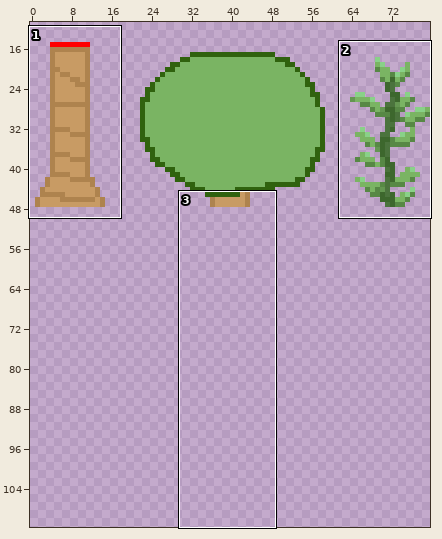
Edited in one commit: pixel-art file (Assets/Game/Content/Art/Sprites/AS_Tree.aseprite). Above, an overview of the earlier version with the close-up marked.
Close-up. As it was:
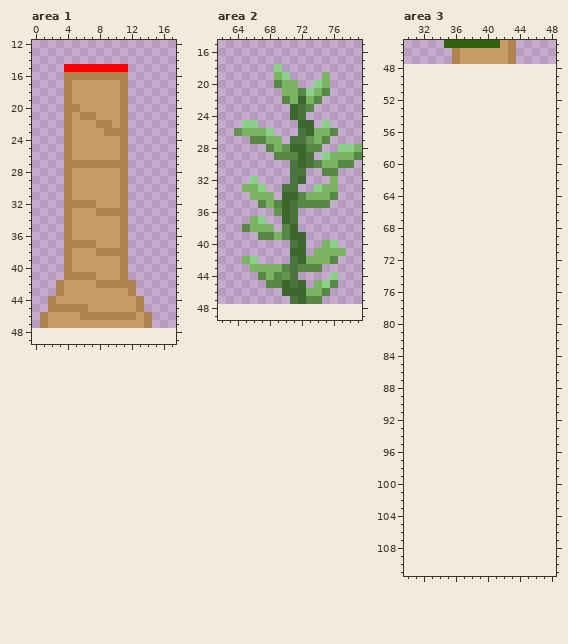
80x48 pixels, 1 frame. Shown: area 1: x 0..17, y 12..49; area 2: x 62..79, y 15..49; area 3: x 30..48, y 45..111. The old version is drawn lined up with the new one, on the new canvas. The wide view leaves out empty margins.
New version:
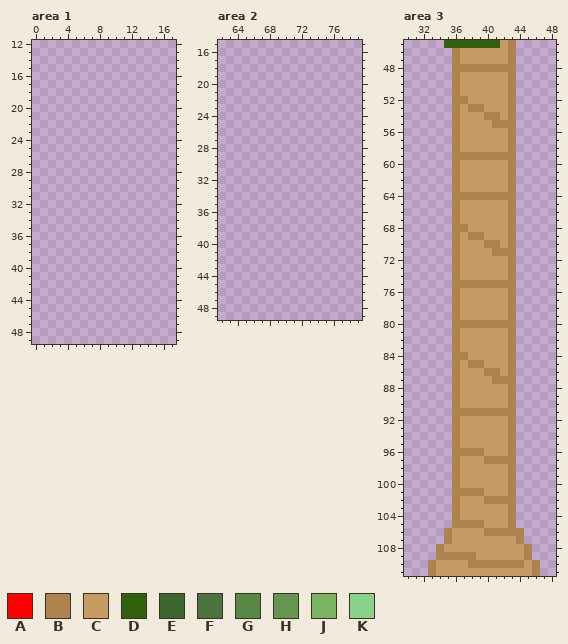
Palette (. is transparent): A #ff0000  B #ae834e  C #c89b64  D #30620e  E #3d672d  F #4b733d  G #578845  H #649651  J #7ab463  K #89d188
Change:
canvas 80x48 -> 80x112
--- area 1
@@ x 0..17 @@
 14 ..................
-15 ....AAAAAAAA......
-16 ....BBBBBBBB......
-17 ....BCCCCCCB......
-18 ....BCCCCCCB......
-19 ....BCCCCCCB......
-20 ....BBCCCCCB......
-21 ....BCBBCCCB......
-22 ....BCCCBBCB......
-23 ....BCCCCBBB......
-24 ....BCCCCCCB......
-25 ....BCCCCCCB......
-26 ....BCCCCCCB......
-27 ....BBBBBBBB......
-28 ....BCCCCCCB......
-29 ....BCCCCCCB......
-30 ....BCCCCCCB......
-31 ....BCCCCCCB......
-32 ....BBBBCCCB......
-33 ....BCCCBBBB......
-34 ....BCCCCCCB......
-35 ....BCCCCCCB......
-36 ....BCCCCCCB......
-37 ....BBBBCCCB......
-38 ....BCCCBBBB......
-39 ....BCCCCCCB......
-40 ....BCCCCCCB......
-41 ....BBBBCCCB......
-42 ...BCCCCBBBBB.....
-43 ...BCCCCCCCCB.....
-44 ..BCCCCCCCCCCB....
-45 ..BBBBBCCCCCCB....
-46 .BCCCCBBBBBBBCB...
-47 .BCCCCCCCCCCCCB...
+15 ..................
+16 ..................
+17 ..................
+18 ..................
+19 ..................
+20 ..................
+21 ..................
+22 ..................
+23 ..................
+24 ..................
+25 ..................
+26 ..................
+27 ..................
+28 ..................
+29 ..................
+30 ..................
+31 ..................
+32 ..................
+33 ..................
+34 ..................
+35 ..................
+36 ..................
+37 ..................
+38 ..................
+39 ..................
+40 ..................
+41 ..................
+42 ..................
+43 ..................
+44 ..................
+45 ..................
+46 ..................
+47 ..................
 48 ..................
--- area 2
@@ x 62..79 @@
 17 ..................
-18 .......K..........
-19 .......JK....J....
-20 .......GJJ..KJ....
-21 ........JJGKJG....
-22 ........GJEJG.....
-23 .........EFG......
-24 .........EF.......
-25 ...KK.....EE.K....
-26 ..HJJJK...FEJJG...
-27 ....GGJJ.FFHJG....
-28 ......GJHEEGG..KKJ
-29 .......GGGEF.KJJJG
-30 .........FEFGJJGG.
-31 .........FF..GG...
-32 ....K....FE...J...
-33 ...JJK..FF..KJJ...
-34 ....JJJ.EEGJJJG...
-35 .....GJGEFGGGG....
-36 .......HEF........
-37 ....JK..EF........
-38 ...GJJJ.GE........
-39 .....GGJGEE.......
-40 .........FE..JK...
-41 .........EE.JJJJ..
-42 ...JK....FEJJJG...
-43 ....JJJJGFGGG.....
-44 .....GJGHF....K...
-45 ......GGEFE.JKG...
-46 ........EEEJJG....
-47 .........FEGG.....
+18 ..................
+19 ..................
+20 ..................
+21 ..................
+22 ..................
+23 ..................
+24 ..................
+25 ..................
+26 ..................
+27 ..................
+28 ..................
+29 ..................
+30 ..................
+31 ..................
+32 ..................
+33 ..................
+34 ..................
+35 ..................
+36 ..................
+37 ..................
+38 ..................
+39 ..................
+40 ..................
+41 ..................
+42 ..................
+43 ..................
+44 ..................
+45 ..................
+46 ..................
+47 ..................
 48 ..................
--- area 3
@@ x 30..48 @@
  47 ......BCCCCCCB.....
- 48 ...................
- 49 ...................
- 50 ...................
- 51 ...................
- 52 ...................
- 53 ...................
- 54 ...................
- 55 ...................
- 56 ...................
- 57 ...................
- 58 ...................
- 59 ...................
- 60 ...................
- 61 ...................
- 62 ...................
- 63 ...................
- 64 ...................
- 65 ...................
- 66 ...................
- 67 ...................
- 68 ...................
- 69 ...................
- 70 ...................
- 71 ...................
- 72 ...................
- 73 ...................
- 74 ...................
- 75 ...................
- 76 ...................
- 77 ...................
- 78 ...................
- 79 ...................
- 80 ...................
- 81 ...................
- 82 ...................
- 83 ...................
- 84 ...................
- 85 ...................
- 86 ...................
- 87 ...................
- 88 ...................
- 89 ...................
- 90 ...................
- 91 ...................
- 92 ...................
- 93 ...................
- 94 ...................
- 95 ...................
- 96 ...................
- 97 ...................
- 98 ...................
- 99 ...................
-100 ...................
-101 ...................
-102 ...................
-103 ...................
-104 ...................
-105 ...................
-106 ...................
-107 ...................
-108 ...................
-109 ...................
-110 ...................
-111 ...................
+ 48 ......BBBBBBBB.....
+ 49 ......BCCCCCCB.....
+ 50 ......BCCCCCCB.....
+ 51 ......BCCCCCCB.....
+ 52 ......BBCCCCCB.....
+ 53 ......BCBBCCCB.....
+ 54 ......BCCCBBCB.....
+ 55 ......BCCCCBBB.....
+ 56 ......BCCCCCCB.....
+ 57 ......BCCCCCCB.....
+ 58 ......BCCCCCCB.....
+ 59 ......BBBBBBBB.....
+ 60 ......BCCCCCCB.....
+ 61 ......BCCCCCCB.....
+ 62 ......BCCCCCCB.....
+ 63 ......BCCCCCCB.....
+ 64 ......BBBBBBBB.....
+ 65 ......BCCCCCCB.....
+ 66 ......BCCCCCCB.....
+ 67 ......BCCCCCCB.....
+ 68 ......BBCCCCCB.....
+ 69 ......BCBBCCCB.....
+ 70 ......BCCCBBCB.....
+ 71 ......BCCCCBBB.....
+ 72 ......BCCCCCCB.....
+ 73 ......BCCCCCCB.....
+ 74 ......BCCCCCCB.....
+ 75 ......BBBBBBBB.....
+ 76 ......BCCCCCCB.....
+ 77 ......BCCCCCCB.....
+ 78 ......BCCCCCCB.....
+ 79 ......BCCCCCCB.....
+ 80 ......BBBBBBBB.....
+ 81 ......BCCCCCCB.....
+ 82 ......BCCCCCCB.....
+ 83 ......BCCCCCCB.....
+ 84 ......BBCCCCCB.....
+ 85 ......BCBBCCCB.....
+ 86 ......BCCCBBCB.....
+ 87 ......BCCCCBBB.....
+ 88 ......BCCCCCCB.....
+ 89 ......BCCCCCCB.....
+ 90 ......BCCCCCCB.....
+ 91 ......BBBBBBBB.....
+ 92 ......BCCCCCCB.....
+ 93 ......BCCCCCCB.....
+ 94 ......BCCCCCCB.....
+ 95 ......BCCCCCCB.....
+ 96 ......BBBBCCCB.....
+ 97 ......BCCCBBBB.....
+ 98 ......BCCCCCCB.....
+ 99 ......BCCCCCCB.....
+100 ......BCCCCCCB.....
+101 ......BBBBCCCB.....
+102 ......BCCCBBBB.....
+103 ......BCCCCCCB.....
+104 ......BCCCCCCB.....
+105 ......BBBBCCCB.....
+106 .....BCCCCBBBBB....
+107 .....BCCCCCCCCB....
+108 ....BCCCCCCCCCCB...
+109 ....BBBBBCCCCCCB...
+110 ...BCCCCBBBBBBBCB..
+111 ...BCCCCCCCCCCCCB..
